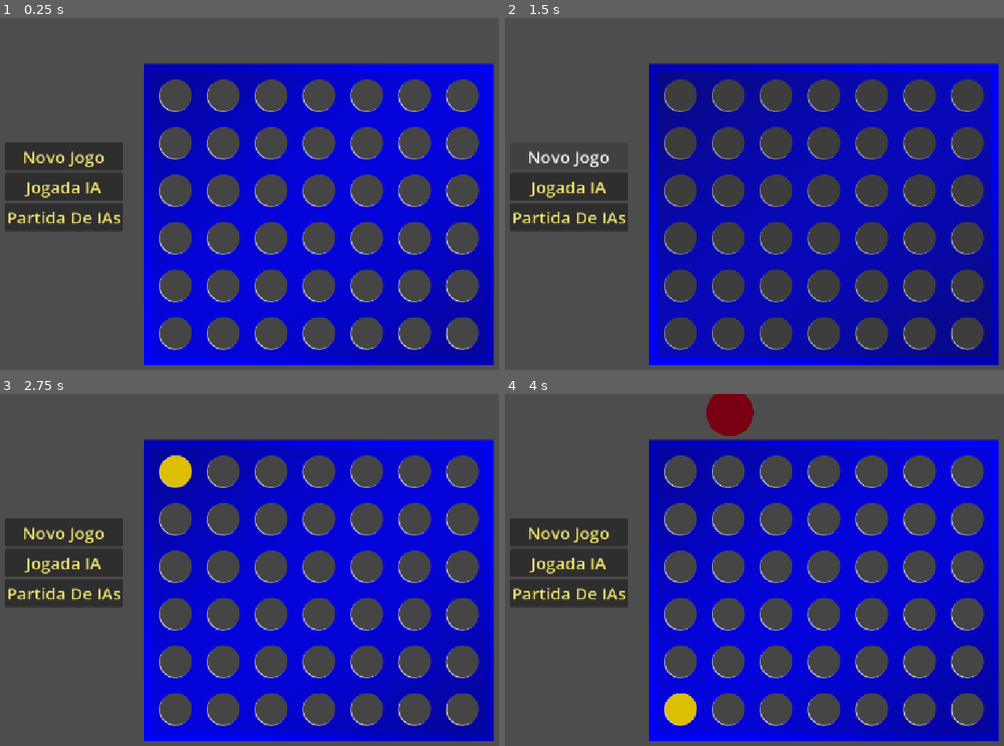
Above: before the commit, frames 1-4 (two rows, left to right).
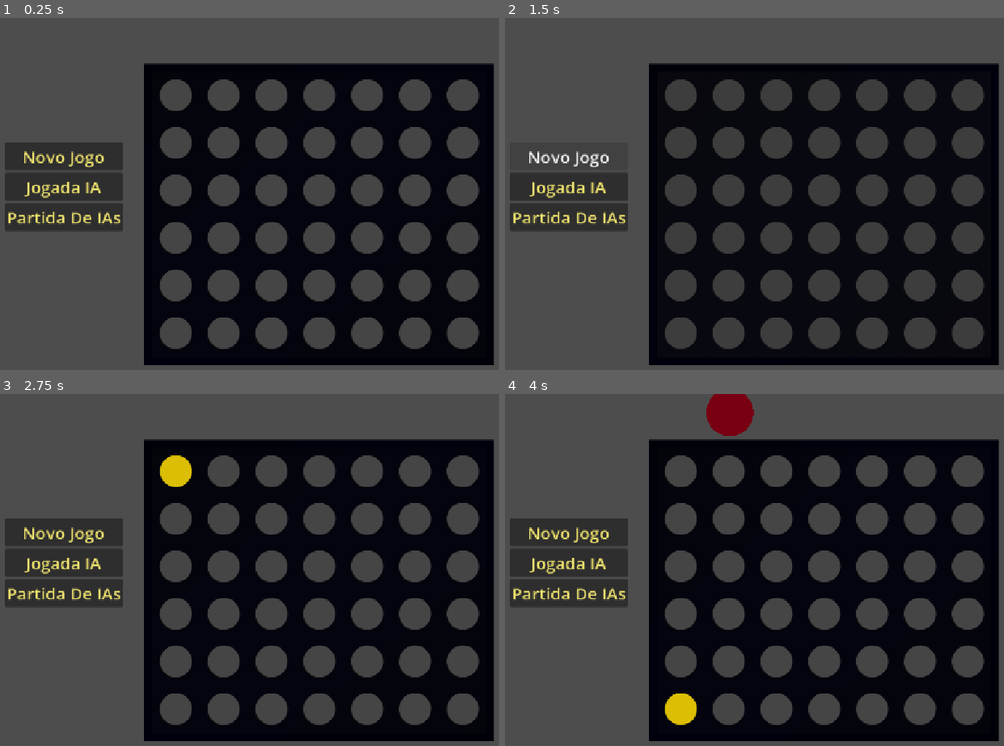
Above: after the commit, the same moments.

Repository: Guilherme-C-Ferrari/Connect-4
Game: Godot game, scene res://Cenas/Connect-4.tscn
Two runs of this game, one before a commit and one after it. Both use one fixed random seed, a clock stepped at 60 frames per second and the inputs below.
Inputs (mouse positions are in pixels of both pictures, inside the frame that each line leads up to):
- Up to frame 1 (0.25 s): no input
- Up to frame 2 (1.5 s): click "Novo Jogo" at 0.5 s; click "Novo Jogo" at 1.25 s
- Up to frame 3 (2.75 s): click (174, 591) at 2 s
- Up to frame 4 (4 s): click "Jogada IA" at 2.75 s; click (729, 591) at 3.5 s

The runs differ from the first frame. In frame 1, 42% of the frame differs, in the area x 28-100%, y 12-99%; in frame 2, 42%; in frame 3, 42%; in frame 4, 42%.

Commit message:
Ajuste no placeholder do tabuleiro

Diff:
--- a/Cenas/tabuleiro_fisico.tscn
+++ b/Cenas/tabuleiro_fisico.tscn
@@ -78,6 +78,7 @@
 position = Vector2(650, 50)
 
 [node name="Sprite2D" type="Sprite2D" parent="." unique_id=1278662922]
+modulate = Color(0.0375, 0.044166666, 0.05, 1)
 position = Vector2(349.80826, 298.00003)
 scale = Vector2(1.1492699, 1.145)
 texture = ExtResource("4_6jsy2")
